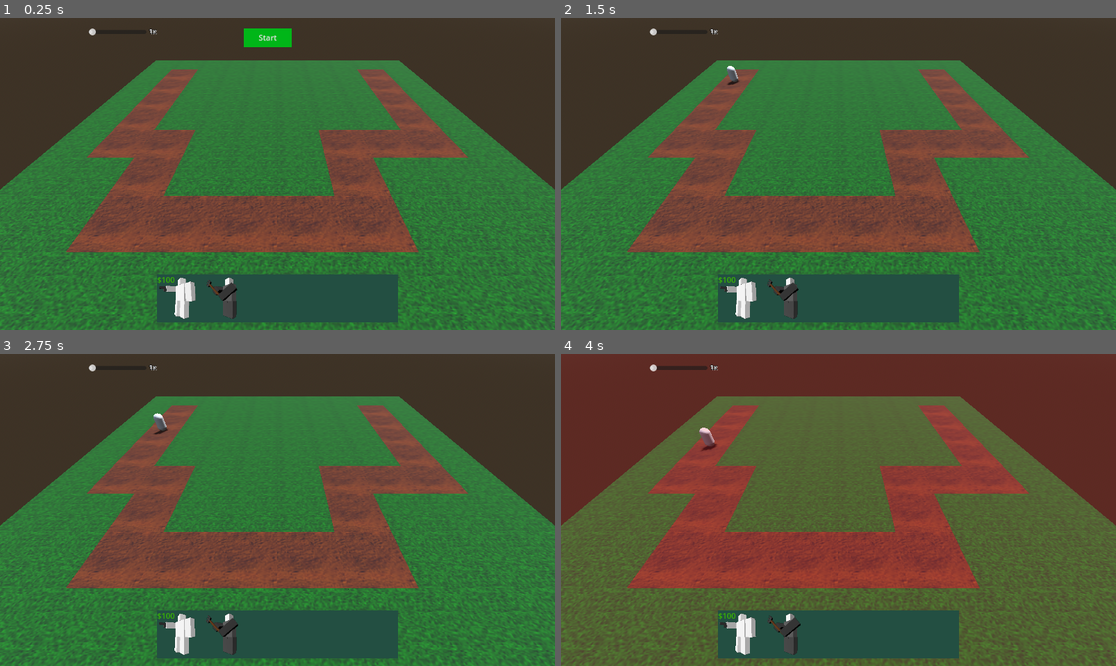
Above: before the commit, frames 1-4 (two rows, left to right).
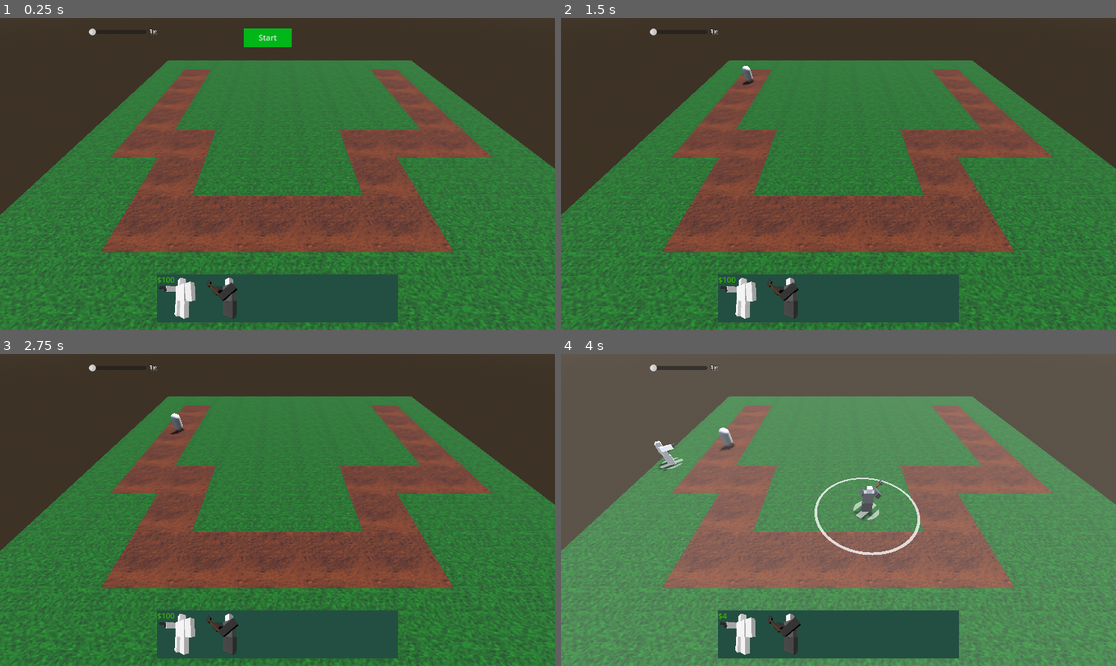
Above: after the commit, the same moments.

Repository: SirRight12/Godot-Tower-Defense
Game: Godot game, scene res://world2.tscn
Two runs of this game, one before a commit and one after it. Both use one fixed random seed, a clock stepped at 60 frames per second and the inputs below. This scene is started directly instead of the project's main scene.
Inputs (mouse positions are in pixels of both pictures, inside the frame that each line leads up to):
- Up to frame 1 (0.25 s): no input
- Up to frame 2 (1.5 s): click "Start" at 0.5 s; move the mouse to (810, 236) at 1.27 s; click (810, 236) at 1.35 s
- Up to frame 3 (2.75 s): move the mouse to (444, 556) at 2.02 s; right-click (444, 556) at 2.1 s; click (444, 556) at 2.17 s
- Up to frame 4 (4 s): move the mouse to (672, 463) at 2.77 s; tap 1 (select1) at 2.85 s; click (672, 463) at 2.92 s; move the mouse to (866, 510) at 3.52 s; tap 2 (select2) at 3.6 s; click (866, 510) at 3.67 s

The runs differ from the first frame. In frame 1, 18% of the frame differs, in the area x 0-100%, y 13-100%; in frame 2, 18%; in frame 3, 18%; in frame 4, 92%, in the area x 0-100%, y 0-100%.
Error before the commit: Attempt to call function 'request_manager' in base 'null instance' on a null instance. (res://Raycast.gd:10)

Commit message:
fs testing

Diff:
--- /dev/null
+++ b/DataManager.gd
@@ -0,0 +1,22 @@
+extends Node
+class_name GameDataManager
+var json_data:Dictionary = JSON.parse_string(FileAccess.open("res://test.json",FileAccess.READ).get_as_text()):
+	set = write
+func set_read(_val):
+	var file = FileAccess.open("res://test.json",FileAccess.READ)
+	var data = file.get_as_text()
+	print(data)
+func write(val):
+	json_data = val
+	print(val)
+	var actual_data = JSON.stringify(json_data)
+	var file = FileAccess.open("res://test.json",FileAccess.WRITE)
+	file.store_string(actual_data)
+	file.close()
+func _ready():
+	print(json_data)
+	if !json_data['faction']:
+		json_data['faction'] = 'none'
+	#test (comment later)
+	json_data['faction'] = "mercenaries"
+	write(json_data)
--- a/GunTower.gd
+++ b/GunTower.gd
@@ -5,6 +5,8 @@
 	if !enemy: return
 	entity.shoot()
 	var dif = enemy.take_damage(damage)
+	if !dif:
+		dif = 0.0
 	money.add(dif*money_bonus)
 func _init():
 	pass
--- a/TowerAnimations.gd
+++ b/TowerAnimations.gd
@@ -9,4 +9,4 @@
 	await player.animation_finished
 	idle()
 func dance():
-	player.play("Dance",.1)
+	player.play("Dance",1)
--- a/farm_shell.gdshader
+++ /dev/null
@@ -1,17 +0,0 @@
-shader_type spatial;
-uniform float corner_radius : hint_range(0.0, 0.5); // Adjust the radius of the rounded corners
-void fragment() {
-	if (UV.y > .9) {
-		if (UV.x < .1) {
-			ALPHA = 0.0;
-		}
-		if (UV.x < .9) {
-			ALBEDO = vec3(0.2);
-		}
-	}
-}
-
-//void light() {
-	// Called for every pixel for every light affecting the material.
-	// Uncomment to replace the default light processing function with this one.
-//}
--- a/game_manager.tscn
+++ b/game_manager.tscn
@@ -1,8 +1,9 @@
-[gd_scene load_steps=20 format=3 uid="uid://6i6yh1tiycmt"]
+[gd_scene load_steps=21 format=3 uid="uid://6i6yh1tiycmt"]
 
 [ext_resource type="Script" path="res://Base.gd" id="1_asqr1"]
 [ext_resource type="Script" path="res://GameManager.gd" id="1_er8mo"]
 [ext_resource type="Script" path="res://TimeScale.gd" id="2_r60f2"]
+[ext_resource type="Script" path="res://DataManager.gd" id="2_uny71"]
 [ext_resource type="Script" path="res://WaveManager.gd" id="3_sjgfr"]
 [ext_resource type="PackedScene" uid="uid://db1xxjnsoxss6" path="res://basic.tscn" id="4_qnt7u"]
 [ext_resource type="Resource" uid="uid://b66jgycrpdtux" path="res://Debug.tres" id="5_8wvx5"]
@@ -35,6 +36,9 @@
 [node name="GameManager" type="Node"]
 script = ExtResource("1_er8mo")
 
+[node name="DataManager" type="Node" parent="."]
+script = ExtResource("2_uny71")
+
 [node name="Base" type="Node" parent="."]
 script = ExtResource("1_asqr1")
 max_hp = 100
--- /dev/null
+++ b/test.json
@@ -0,0 +1 @@
+{"faction":"mercenaries"}
--- /dev/null
+++ b/test_data_management.tscn
@@ -0,0 +1,6 @@
+[gd_scene load_steps=2 format=3 uid="uid://dm0ldub5shksa"]
+
+[ext_resource type="Script" path="res://DataManager.gd" id="1_thov7"]
+
+[node name="DataManager" type="Node"]
+script = ExtResource("1_thov7")
--- a/world2.tscn
+++ b/world2.tscn
@@ -6,7 +6,6 @@
 [ext_resource type="PackedScene" uid="uid://13owcifnhg10" path="res://camera_filter.tscn" id="3_awrul"]
 [ext_resource type="Curve3D" uid="uid://bftd7dwhnyxdn" path="res://World2.tres" id="3_edj1f"]
 [ext_resource type="MeshLibrary" uid="uid://bgy1gpdaaiwnd" path="res://tileset.tres" id="4_b146v"]
-[ext_resource type="PackedScene" uid="uid://dvbmgppw84ix5" path="res://Scout.tscn" id="4_u7k71"]
 [ext_resource type="PackedScene" uid="uid://6i6yh1tiycmt" path="res://game_manager.tscn" id="6_qkjuo"]
 
 [sub_resource type="ProceduralSkyMaterial" id="ProceduralSkyMaterial_66ioh"]
@@ -49,17 +48,15 @@
 "cells": PackedInt32Array(65534, 65535, 1, 65534, 0, 1, 65534, 1, 1, 65534, 2, 1, 65534, 3, 1, 65535, 3, 1, 65535, 4, 1, 65535, 5, 1, 0, 5, 1, 1, 5, 1, 2, 5, 1, 3, 5, 1, 3, 4, 1, 3, 3, 1, 4, 3, 1, 5, 3, 1, 5, 2, 1, 5, 1, 1, 5, 0, 1, 5, 65535, 1)
 }
 
-[node name="Camera3D" type="Camera3D" parent="." node_paths=PackedStringArray("filter_root", "follow_mouse")]
-transform = Transform3D(1, 0, 0, 0, 0.688355, 0.725374, 0, -0.725374, 0.688355, 2, 3, 7.175)
-script = ExtResource("2_imgtk")
-filter_root = NodePath("../FilterRoot")
-follow_mouse = NodePath("../FollowMouse")
-tower_1 = ExtResource("4_u7k71")
-tower_2 = ExtResource("4_u7k71")
-tower_3 = ExtResource("4_u7k71")
-tower_4 = ExtResource("4_u7k71")
-tower_5 = ExtResource("4_u7k71")
-
 [node name="FilterRoot" parent="." instance=ExtResource("3_awrul")]
 
 [node name="GameManager" parent="." instance=ExtResource("6_qkjuo")]
+
+[node name="Center" type="Node3D" parent="."]
+transform = Transform3D(1, 0, 0, 0, 1, 0, 0, 0, 1, 1.5, 0, 2)
+
+[node name="Camera3D" type="Camera3D" parent="Center" node_paths=PackedStringArray("filter_root", "follow_mouse")]
+transform = Transform3D(1, 0, 0, 0, 0.688355, 0.725374, 0, -0.725374, 0.688355, 0, 3, 5.175)
+script = ExtResource("2_imgtk")
+filter_root = NodePath("../../FilterRoot")
+follow_mouse = NodePath("../../FollowMouse")
Not shown: 4 places in tileset.tres that only renumber resources
Not shown: 1 places in world2.tscn that only renumber resources
